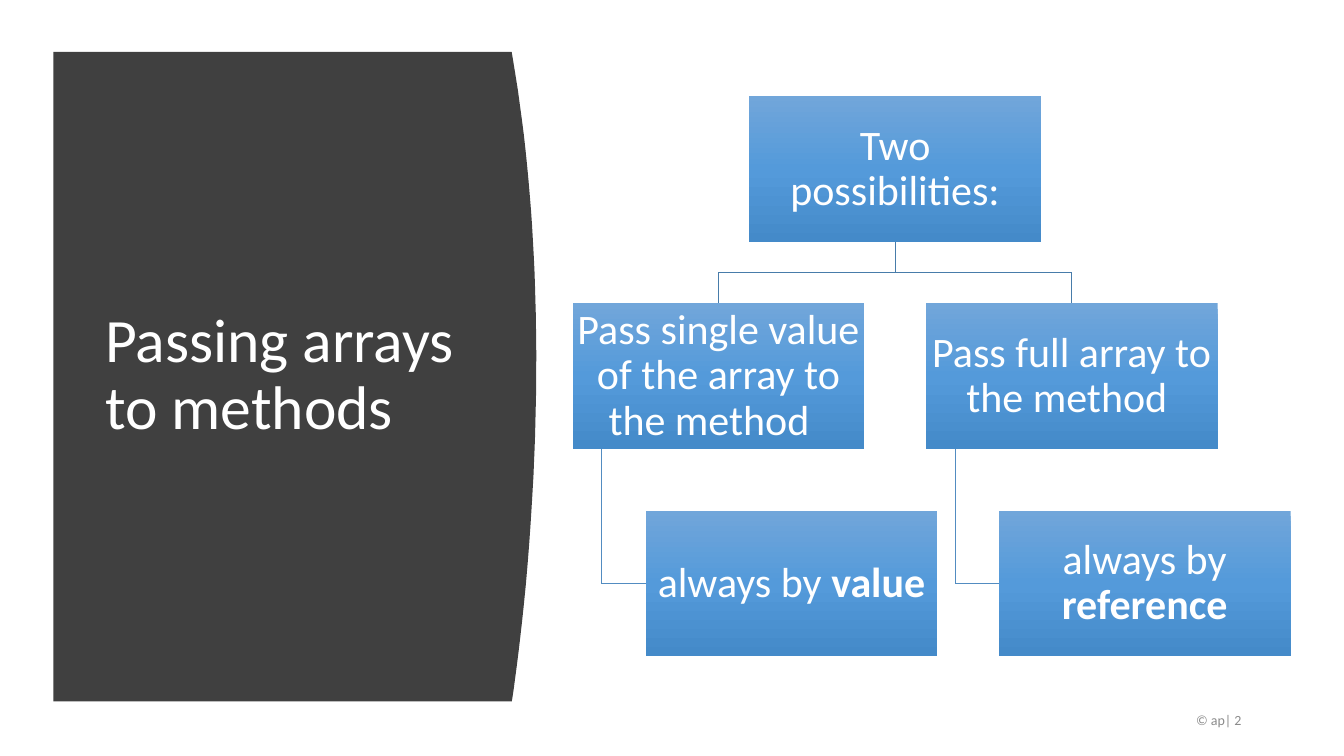
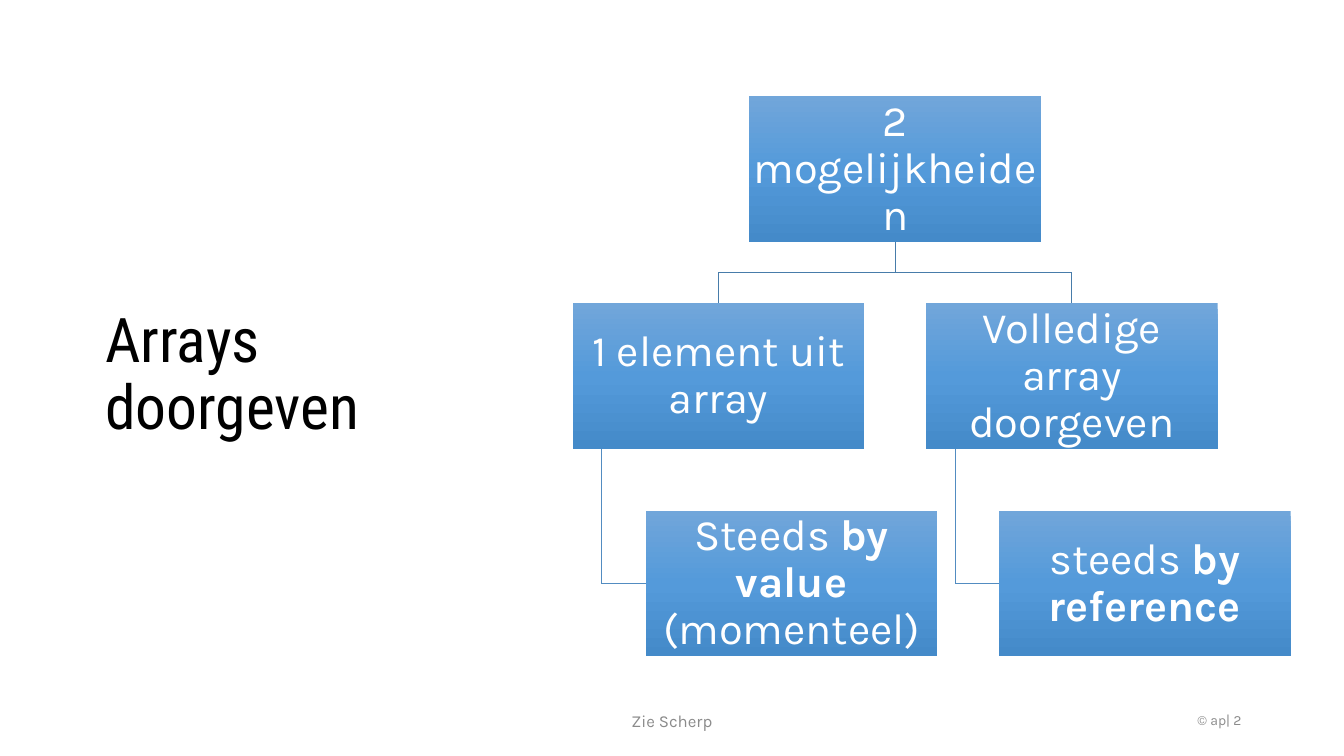
Before and after one commit to timdams/csharpbook, a slide deck: slide 2 of _SLIDES/2020/H8-Arrays/6c_arrays in methoden_mutidim.pptx. Drawn at 1344x756 pixels with LibreOffice and Linux fonts; fonts in the diff are those of the drawing; background and template pictures are left out. Boxes give left, top, right and bottom in pixels: in the first picture for what was removed or moved away, otherwise in the second. Text is boxed around its words. In the diff, an @@ line names an element or a change of style, - is before the commit and + after.

```diff
--- a/_SLIDES/2020/H8-Arrays/6c_arrays in methoden_mutidim.pptx
+++ b/_SLIDES/2020/H8-Arrays/6c_arrays in methoden_mutidim.pptx
@@ freeform shape removed at (53, 52, 536, 702) @@
@@ text at (883, 108, 908, 136): text changed; size 30 to 31 pt; font Calibri to Karla @@
-Two possibilities:
+2 mogelijkheiden
@@ title at (105, 318, 359, 442): text changed; font Calibri to Roboto Condensed; text colour #FFFFFF to #000000 @@
-Passing arrays to methods
+Arrays doorgeven
@@ text at (969, 313, 1174, 448): text changed; size 30 to 31 pt; font Calibri to Karla @@
-Pass full array to the method
+Volledige array doorgeven
@@ text at (592, 336, 844, 424): text changed; size 30 to 31 pt; font Calibri to Karla @@
-Pass single value of the array to the method
+1 element uit array
@@ text at (663, 520, 920, 649): text changed; size 30 to 31 pt; font Calibri to Karla @@
-always by value
+Steeds by value (momenteel)
@@ text at (1049, 544, 1241, 622): text changed; size 30 to 31 pt; font Calibri to Karla @@
-always by reference
+steeds by reference
@@ text added at (631, 715, 712, 731), 12 pt, text #8C8C8C @@
+Zie Scherp
@@ page number at (1210, 715, 1241, 728): font Calibri to Karla @@
```
Also in this commit, not shown: 32 other slides changed, 12 slides added, 9 slides removed, 10 other files.
